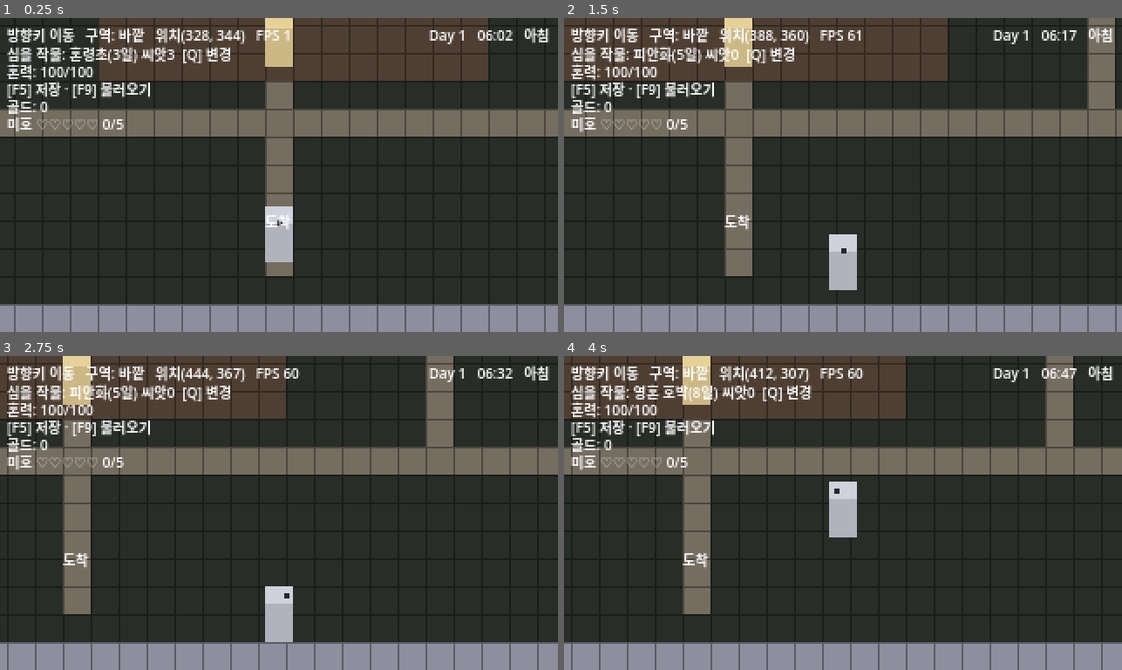
Above: before the commit, frames 1-4 (two rows, left to right).
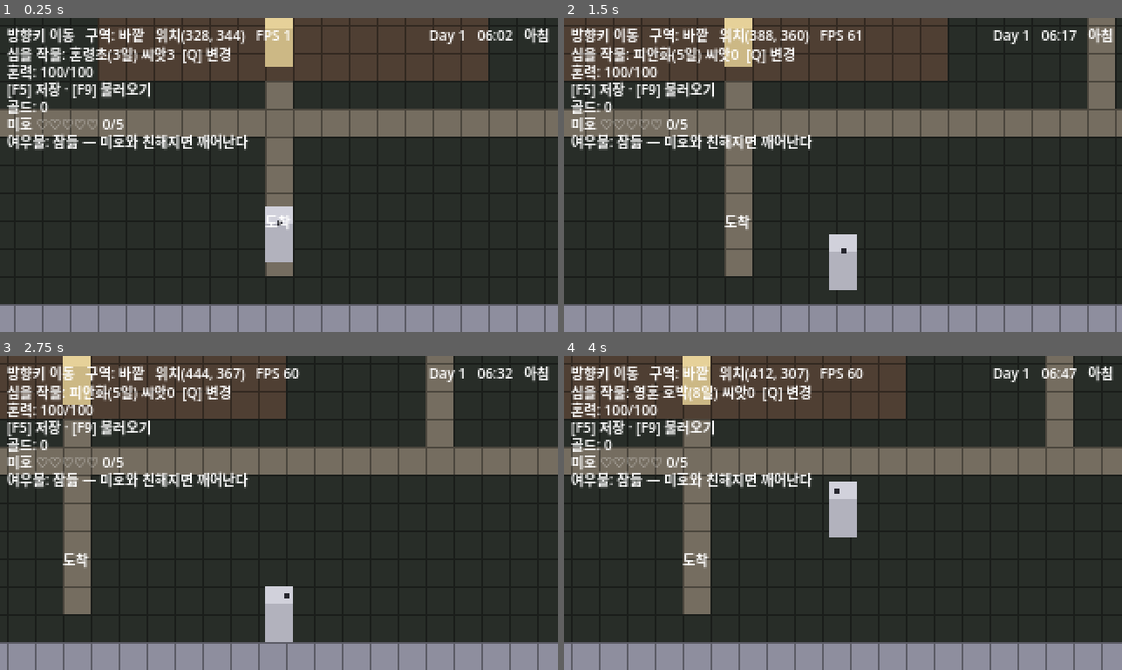
Above: after the commit, the same moments.

Repository: JeffKM/naraka-valley
Game: Godot game, scene res://main.tscn
Same seed, same stepped clock (60 frames per second), same inputs: the game is played once before the commit and once after it.
Inputs:
- Up to frame 1 (0.25 s): no input
- Up to frame 2 (1.5 s): tap Enter (ui_accept) at 0.5 s; hold Right (ui_right) 0.53-1.28 s; tap Q (cycle_crop) at 0.6 s; tap B (shop_buy) at 0.77 s; hold Down (ui_down) from 1.28 s (still down); tap G (gift_item) at 1.35 s
- Up to frame 3 (2.75 s): tap B (shop_buy) at 1.52 s; release Down (ui_down) at 2.03 s; hold Right (ui_right) from 2.03 s (still down); tap E (interact) at 2.1 s
- Up to frame 4 (4 s): release Right (ui_right) at 2.78 s; hold Up (ui_up) 2.78-3.53 s; tap Q (cycle_crop) at 2.85 s; tap B (shop_buy) at 3.02, 3.77 s; hold Left (ui_left) from 3.53 s (still down); tap G (gift_item) at 3.6 s

The runs differ from the first frame. In frame 1, 1.1% of the frame differs, in the area x 1-45%, y 36-43%; in frame 2, 1.1%; in frame 3, 1.1%; in frame 4, 1.1%.

Commit message:
✨ feat: T3.4 여우불 성장 촉진 — 호감도가 높을수록 농사가 더 빨리/넓게
T3.3 호감도(하트) 위에 CONTEXT '여우불 성장 촉진'의 방식 A(관계 보상형)를 얹었다.
미호와 친해질수록 여우불 도움이 강해져 작물이 더 빨리·넓게 자란다 — 관계와 핵심
농사 루프가 한 몸이 된다(완료기준: 차이가 체감된다). 속죄 테마(ADR-0004): 미호의
불은 태우는 불 → 키우는 불(양육의 불). 회색 그레이박스만(ADR-0001).

- foxfire.gd(Foxfire): crops.gd처럼 static class_name 규칙 — 호감도 하트 → 여우불
  세기 매핑 한 곳. 세기는 하트에서 매번 파생되어 자체 상태가 없다 → 세이브할 게
  없다(SaveManager·main 세이브 불변). 두 축으로 돕고 둘 다 하트와 함께 큰다
  ('빨리'·'넓게' 분리 체감): ㉠ 가속 accel(하트 2칸당 +1 → 0/0/1/1/2/2) — 물 준
  칸이 하룻밤에 +1+accel 자람 ㉡ 범위 reach(하트당 1칸 → 0..5) — 물 못 준 심긴
  칸을 reach개까지 +1 돌봄. 하트0이면 둘 다 0 = 여우불 잠듦(순수 스타듀 성장,
  보상이 관계에 게이팅). 입력 하트 [0,MAX] clamp. summary()가 HUD 한 줄 생성.
- field.gd: advance_day(accel:=0, reach:=0)로 인자화(기본 0 = 기존 T2.3 동작 그대로).
  범위 후보는 마름 전 (y,x) 정렬 순으로 골라 결정적이고, 물 준 칸은 후보에서 빠져
  가속·범위 이중적용을 막는다. _grow가 작물 성장일수까지만 잼(가속 과성장 방지).
  field는 Foxfire·Affinity를 모르고 값만 받아 적용(디커플링).
- main: _on_day_advanced가 affinity.hearts()로 Foxfire.accel/reach를 파생해
  farm.advance_day(...)에 넘긴다. 좌상단 여우불 HUD 한 줄(N칸 돌봄·자람 +M /
  하트0이면 잠듦 안내)로 관계→농사 보상을 눈에 보이게(체감).

헤드리스 단위검증(accel/reach 하트별 매핑·음수/초과 clamp·is_awake·summary 텍스트 /
가속0=기존 스타듀·물 안 준 칸 성장 없음 / 가속2 단번 성숙 / 가속 과성장 방지 / 범위
정렬 순 선택·한도 밖 제외 / 물 준 칸 이중적용 없음 / 성숙 칸 범위 제외) + 통합
임포트·구동 클린(에러·경고 0).

Co-Authored-By: Claude Opus 4.8 (1M context) <noreply@anthropic.com>

Diff:
--- a/game/field.gd
+++ b/game/field.gd
@@ -109,24 +109,55 @@
 	return crop_id
 
 # ── 하루 경과(취침 트리거) ───────────────────────────────────────────────────
-# GameClock.day_advanced에 연결된다. 스타듀 규칙:
+# GameClock.day_advanced에 연결된다. 스타듀 규칙 + T3.4 여우불 도움:
 #   1) 물 준(watered) 칸은 성장일수가 +1 된다(아직 다 자라기 전까지만).
-#   2) 모든 경작 칸의 흙은 아침에 마른다(watered → false).
+#      T3.4: 여기에 여우불 가속(accel)을 더해 더 빨리 자란다(+1+accel).
+#   2) T3.4 여우불 범위(reach): 물을 못 준 심긴 칸도 reach개까지 여우불이 대신
+#      돌봐 +1 자란다('넓게'). 어느 칸을 돌볼지는 (y,x) 정렬 순으로 정해 결정적이다
+#      (헤드리스 검증 재현성). 아침 마름 전 상태로 고르므로, 오늘 물 준 칸은 후보가
+#      아니다(가속으로 이미 자람 — 이중 적용 방지).
+#   3) 모든 경작 칸의 흙은 아침에 마른다(watered → false).
+# accel/reach 기본 0 = 여우불 잠듦(순수 스타듀 성장 — 기존 동작·T2.3 그대로). 세기
+# 매핑은 Foxfire(foxfire.gd)가 호감도 하트에서 파생하고, main이 값으로 넘긴다(디커플링).
 # 상태가 바뀐 칸마다 tile_changed를 발화해 main이 오버레이를 갱신한다.
-func advance_day() -> void:
+func advance_day(accel: int = 0, reach: int = 0) -> void:
+	# 여우불 범위 후보를 마름 전(밤 상태)에 먼저 고른다 — 물 안 준 심긴 미성숙 칸.
+	var foxfire_targets := _foxfire_targets(reach)
+	# 1) 물 준 칸: 기본 +1 에 여우불 가속을 더해 자란다(성장일수는 작물 한계까지만).
 	for t in _tiles.keys():
 		var tile: Dictionary = _tiles[t]
 		var changed := false
-		# 1) 물 준 데다 아직 덜 자란 작물만 하루치 성장.
 		if tile["planted"] and tile["watered"] and not is_mature(t):
-			tile["grown_days"] += 1
+			_grow(t, 1 + maxi(accel, 0))
 			changed = true
-		# 2) 흙은 아침에 마른다.
+		# 흙은 아침에 마른다.
 		if tile["watered"]:
 			tile["watered"] = false
 			changed = true
 		if changed:
 			tile_changed.emit(t)
+	# 2) 여우불 범위: 물 못 준 칸을 reach개까지 +1 돌본다(양육의 불, ADR-0004).
+	for t in foxfire_targets:
+		_grow(t, 1)
+		tile_changed.emit(t)
+
+# 한 칸의 성장일수를 n만큼 올리되 작물 성장일수(완성)까지만 잰다(가속 과성장 방지).
+func _grow(t: Vector2i, n: int) -> void:
+	var need := CropCatalog.growth_days(_tiles[t]["crop"])
+	_tiles[t]["grown_days"] = mini(_tiles[t]["grown_days"] + n, need)
+
+# T3.4 여우불 범위가 돌볼 칸 목록(물 못 준 심긴 미성숙 칸 중 (y,x) 정렬 순 limit개).
+# 정렬로 결정적이라 헤드리스 검증이 재현 가능하다. limit ≤ 0이면 빈 배열.
+func _foxfire_targets(limit: int) -> Array:
+	if limit <= 0:
+		return []
+	var cands: Array = []
+	for t in _tiles.keys():
+		if _tiles[t]["planted"] and not _tiles[t]["watered"] and not is_mature(t):
+			cands.append(t)
+	cands.sort_custom(func(a: Vector2i, b: Vector2i) -> bool:
+		return a.y < b.y if a.y != b.y else a.x < b.x)
+	return cands.slice(0, limit)
 
 # ── T2.5 세이브/로드 ──────────────────────────────────────────────────────
 # 밭 상태(_tiles)는 Vector2i 키 + bool/String/int 값의 순수 Dictionary라,
--- /dev/null
+++ b/game/foxfire.gd
@@ -0,0 +1,57 @@
+extends RefCounted
+class_name Foxfire
+# T3.4 — 여우불 성장 촉진 규칙(관계 보상형 A): 미호 호감도 하트 → 여우불 도움 세기.
+#
+# 목적: ROADMAP T3.4 — "미호 호감도가 높을수록 작물이 더 빨리/넓게 자라는 차이가
+#       체감된다"의 그 매핑을 한 곳에서 정의한다(CONTEXT '여우불 성장 촉진' = 방식 A
+#       관계 보상형 — 호감도가 오를수록 여우불 도움이 강해진다, 가속 폭·범위↑).
+#       속죄 테마(ADR-0004): 미호의 불은 태우는 불 → 키우는 불(양육의 불).
+#
+# 설계 메모:
+#   - crops.gd(CropCatalog)와 같은 결: 이건 세이브 상태가 아니라 "정적 참조 규칙"이다.
+#     여우불 세기는 호감도 하트에서 매번 파생되므로 자체 상태가 없다 → 세이브할 게
+#     없다(SaveManager·main 세이브 불변). 그래서 씬 노드가 아니라 static const +
+#     class_name으로 어디서든 Foxfire.accel(h)/Foxfire.reach(h)로 읽는다.
+#   - 두 축으로 도움을 준다(둘 다 하트와 함께 커진다 — '빨리'와 '넓게'를 분리해 체감):
+#       ㉠ 가속(accel): 물 준(자라는) 칸이 하룻밤에 추가로 자라는 일수(기본 +1 위에 더함).
+#          → 같은 작물이 더 빨리 다 자란다('빨리').
+#       ㉡ 범위(reach): 물을 못 준 심긴 칸을 여우불이 대신 돌봐 자라게 하는 최대 칸 수.
+#          → 깜빡한 칸도 진척돼 밭 전체가 더 넓게 자란다('넓게').
+#   - 하트0(아직 안 친함)에선 둘 다 0 = 여우불 잠듦(순수 스타듀 성장만). 관계가 오르면
+#     깨어나 강해진다(보상이 관계에 게이팅 — 방식 A). field.gd는 이 값을 인자로 받아
+#     적용만 하고 Affinity를 모른다(시그널/데이터 디커플링). 하트→세기 매핑은 여기 한 곳.
+#   - 그레이박스 기준값이며 밸런싱은 후속(에셋·튜닝은 Phase 2 이후). 미니게임형(C,
+#     불 직접 조절)은 후속 확장 서랍(CONTEXT) — 여기서는 다루지 않는다.
+
+const MAX_HEARTS := Affinity.MAX_HEARTS  # 하트 상한(Affinity와 같은 5). 입력을 이 범위로 자름
+
+# ── 조회(하트 단계 → 여우불 도움) ───────────────────────────────────────────
+# 입력 하트를 [0, MAX_HEARTS]로 자른다(음수·범위 초과 방어).
+static func _clamp_hearts(hearts: int) -> int:
+	return clampi(hearts, 0, MAX_HEARTS)
+
+# 가속 폭(추가 성장일수). 물 준 칸이 기본 +1 위에 이만큼 더 자란다.
+#   하트:  0 1 2 3 4 5  →  0 0 1 1 2 2  (하트 2칸당 +1, 하트0이면 0=잠듦).
+static func accel(hearts: int) -> int:
+	return _clamp_hearts(hearts) / 2
+
+# 범위(돌볼 칸 수). 물을 못 준 심긴 칸을 이 수만큼 여우불이 대신 자라게 한다.
+#   하트:  0 1 2 3 4 5  →  0 1 2 3 4 5  (하트당 1칸, 하트0이면 0=잠듦).
+static func reach(hearts: int) -> int:
+	return _clamp_hearts(hearts)
+
+# 여우불이 깨어 있는가(둘 중 하나라도 작동). 하트0이면 false(잠듦).
+static func is_awake(hearts: int) -> bool:
+	return accel(hearts) > 0 or reach(hearts) > 0
+
+# HUD 한 줄 요약(현재 여우불 도움 상태). 관계→농사 보상을 눈에 보이게 한다(체감).
+#   잠듦: "여우불: 잠듦 — 미호와 친해지면 깨어난다"
+#   깨어남: "여우불: N칸 돌봄" (가속이 있으면 " · 자람 +M"을 덧붙임)
+static func summary(hearts: int) -> String:
+	if not is_awake(hearts):
+		return "여우불: 잠듦 — 미호와 친해지면 깨어난다"
+	var text := "여우불: %d칸 돌봄" % reach(hearts)
+	var a := accel(hearts)
+	if a > 0:
+		text += " · 자람 +%d" % a
+	return text
--- a/game/main.gd
+++ b/game/main.gd
@@ -99,6 +99,7 @@
 @onready var dialogue_text: Label = $CanvasLayer/DialoguePanel/Text  # T3.2 대화 본문
 @onready var affinity: Affinity = $Affinity                   # T3.3 미호 호감도(하트)
 @onready var affinity_label: Label = $CanvasLayer/AffinityLabel  # T3.3 하트 HUD
+@onready var foxfire_label: Label = $CanvasLayer/FoxfireLabel  # T3.4 여우불 도움 HUD
 @onready var fade: ColorRect = $CanvasLayer/Fade
 
 var _grid: Array = []  # _grid[y][x] = 타일 id
@@ -331,9 +332,13 @@
 	# T2.4 같은 훅에 혼력 회복도 나란히 붙는다(취침 시 가득).
 	clock.day_advanced.connect(_on_day_advanced)
 
-# 새 날 시작 → 밭 전체 하루 경과 처리(물 준 칸 성장 +1, 흙 마름) + 혼력 가득 회복.
+# 새 날 시작 → 밭 전체 하루 경과 처리 + 혼력 가득 회복.
+# T3.4 여우불 성장 촉진(관계 보상형 A): 미호 호감도 하트가 높을수록 여우불 도움이
+# 강해진다 — 물 준 칸이 더 빨리 자라고(가속) 물 못 준 칸도 돌본다(범위). 하트→세기
+# 매핑은 Foxfire가 들고, farm은 그 값만 받아 적용한다(Affinity를 모름, 디커플링).
 func _on_day_advanced(_day: int) -> void:
-	farm.advance_day()
+	var h := affinity.hearts()
+	farm.advance_day(Foxfire.accel(h), Foxfire.reach(h))
 	energy.refill()
 
 # T2.3 선택 작물을 카탈로그 순서(빠른 성장 순)대로 다음 것으로 순환.
@@ -490,6 +495,8 @@
 	affinity_label.text = "미호 %s %d/%d" % [
 		affinity.heart_bar(), affinity.hearts(), Affinity.MAX_HEARTS
 	]
+	# T3.4 여우불 도움 HUD: 현재 하트로 파생한 여우불 세기(관계→농사 보상을 눈에 보이게).
+	foxfire_label.text = Foxfire.summary(affinity.hearts())
 	shop_panel.visible = _shop_open
 	if _shop_open:
 		shop_text.text = _shop_text()
--- a/game/main.tscn
+++ b/game/main.tscn
@@ -128,6 +128,14 @@
 theme_override_font_sizes/font_size = 8
 text = "..."
 
+[node name="FoxfireLabel" type="Label" parent="CanvasLayer"]
+offset_left = 4.0
+offset_top = 64.0
+offset_right = 250.0
+offset_bottom = 76.0
+theme_override_font_sizes/font_size = 8
+text = "..."
+
 [node name="ShopPanel" type="ColorRect" parent="CanvasLayer"]
 visible = false
 offset_left = 60.0
Not shown, added: game/foxfire.gd.uid
Not shown, changed: ROADMAP.md
Not shown, changed: game/README.md
